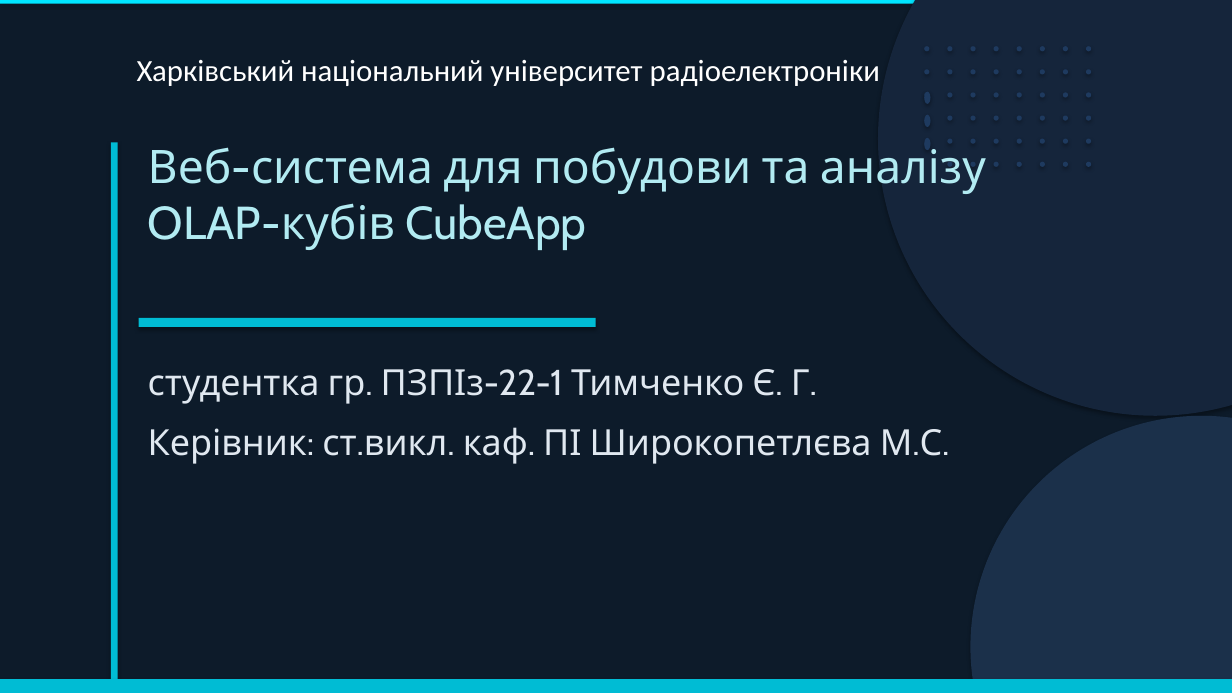
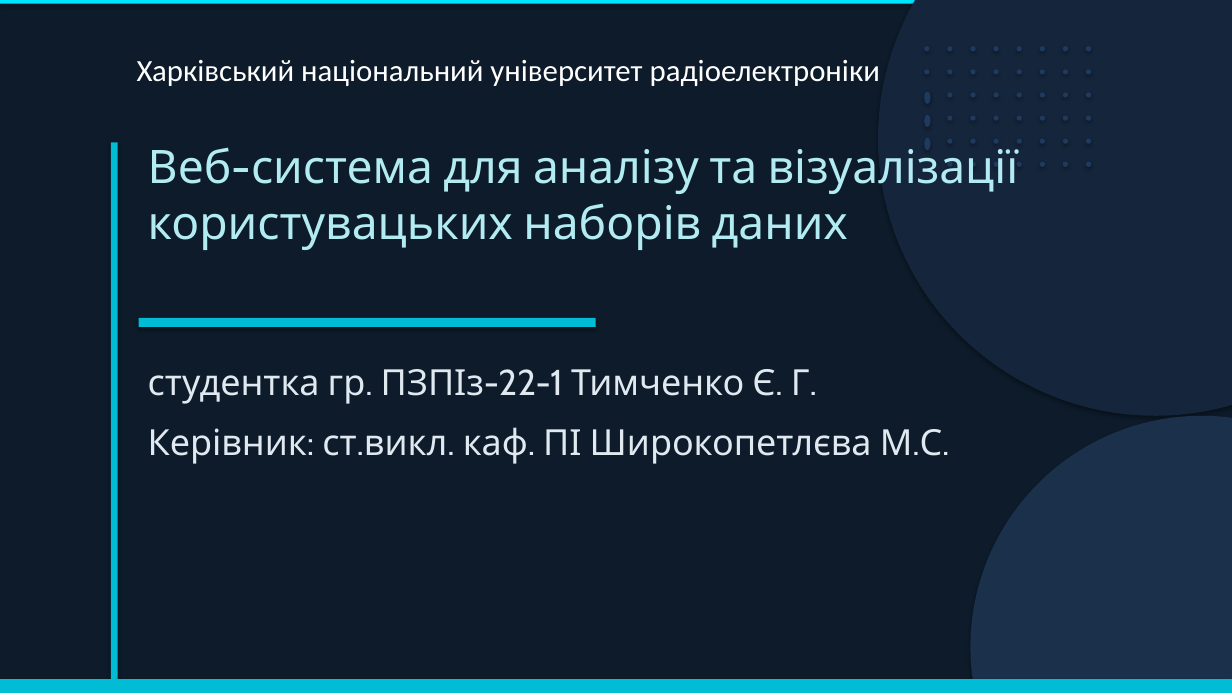
Before and after one commit to TymchenkoYelyzaveta/BachelorWork, a slide deck: slide 1 of 2026_Б_ПІ_ПЗПІз-22-1_Тимченко_Є_Г/2026_Б_ПІ_ПЗПІз-22-1_Тимченко_Є_Г.pptx. Drawn at 1232x693 pixels with LibreOffice and Linux fonts; fonts in the diff are those of the drawing. Boxes give left, top, right and bottom in pixels: in the first picture for what was removed or moved away, otherwise in the second. Text is boxed around its words. In the diff, an @@ line names an element or a change of style, - is before the commit and + after.

Commit message:
Update presentation

```diff
--- a/2026_Б_ПІ_ПЗПІз-22-1_Тимченко_Є_Г/2026_Б_ПІ_ПЗПІз-22-1_Тимченко_Є_Г.pptx
+++ b/2026_Б_ПІ_ПЗПІз-22-1_Тимченко_Є_Г/2026_Б_ПІ_ПЗПІз-22-1_Тимченко_Є_Г.pptx
@@ text at [148, 147, 1019, 250]: text changed @@
-Веб-система для побудови та аналізу OLAP-кубів CubeApp
+Веб-система для аналізу та візуалізації користувацьких наборів даних
```
